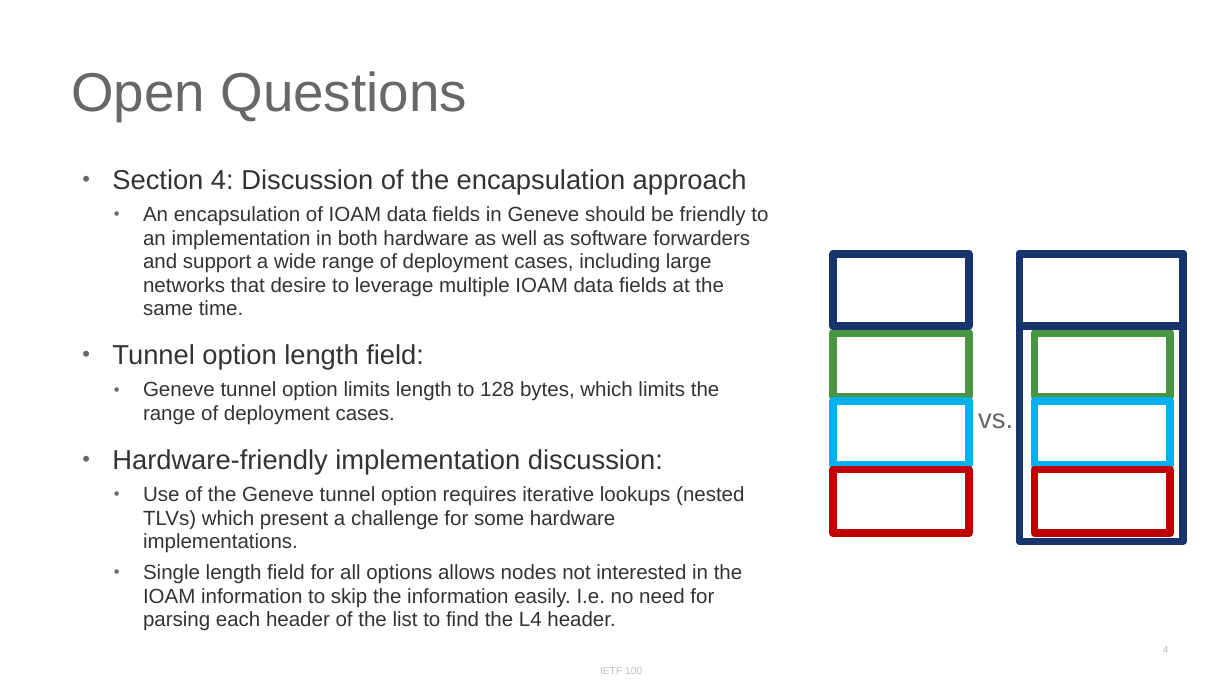
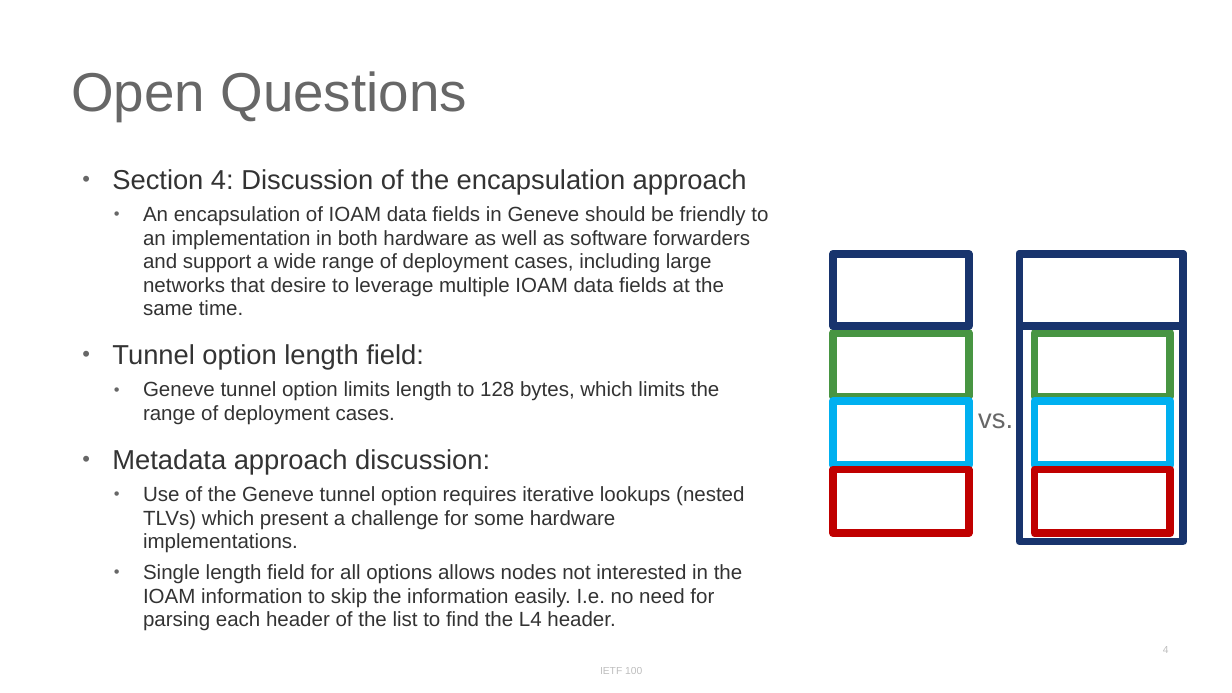
Before and after one commit to inband-oam/ietf, a slide deck: slide 4 of presentations/IETF100/IETF100-NVO3-IOAM.pptx. Drawn at 1232x693 pixels with LibreOffice and Linux fonts; fonts in the diff are those of the drawing. Boxes give left, top, right and bottom in pixels: in the first picture for what was removed or moved away, otherwise in the second. Text is boxed around its words. In the diff, an @@ line names an element or a change of style, - is before the commit and + after.

```diff
--- a/presentations/IETF100/IETF100-NVO3-IOAM.pptx
+++ b/presentations/IETF100/IETF100-NVO3-IOAM.pptx
@@ text at [112, 449, 490, 474]: text changed @@
-• Hardware-friendly implementation discussion:
+• Metadata approach discussion:
```
Also in this commit, not shown: 1 other file.
